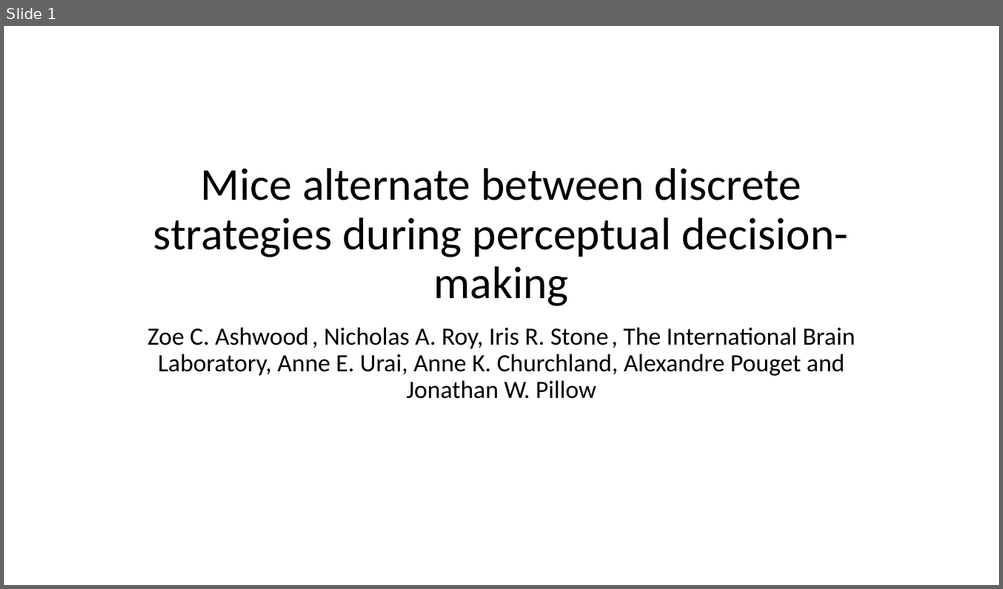
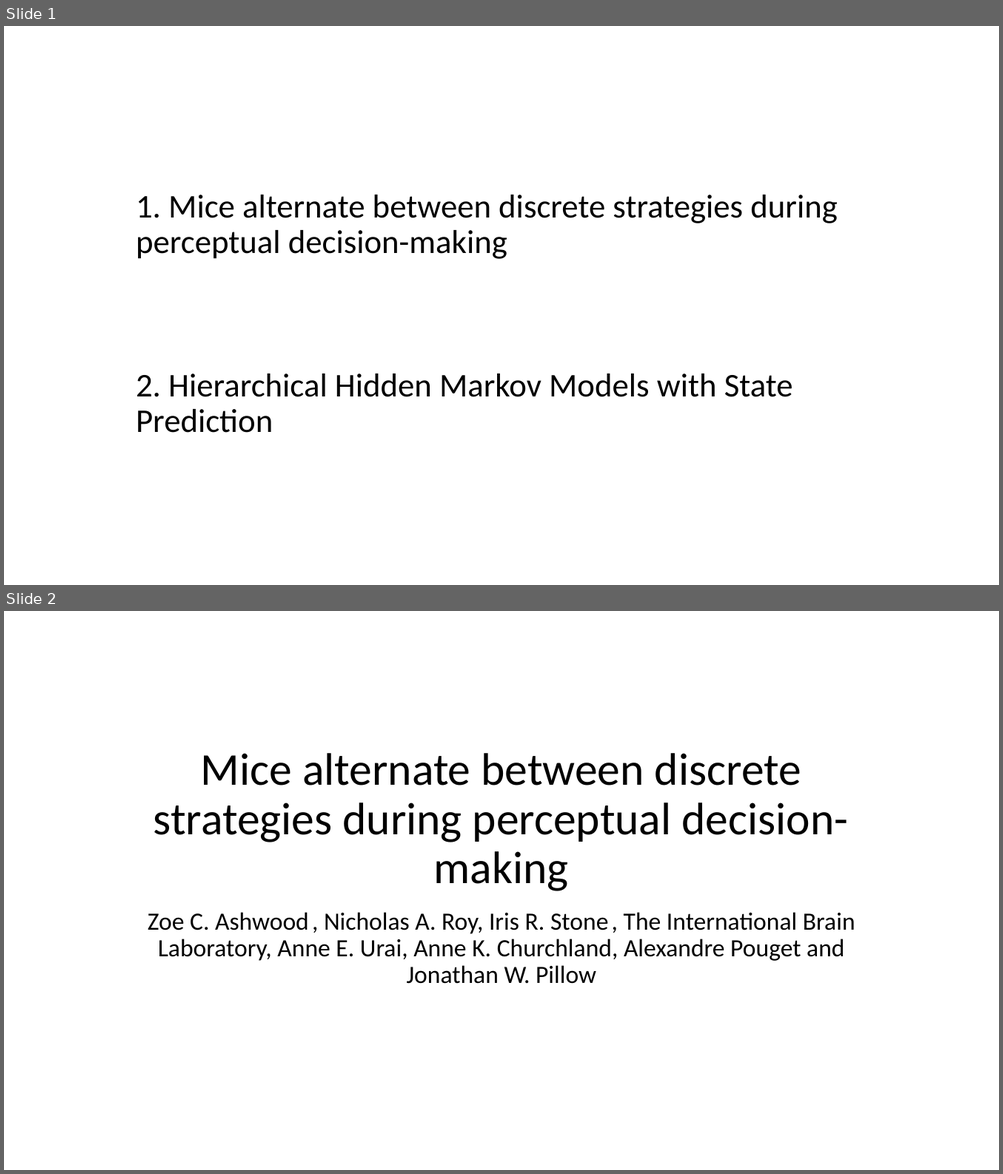
Before and after one commit to kmckee90/HMM_workshop_materials, a slide deck: HMM_decision_tasks.pptx. Shown one above the other, each under a label of ours: slide 1 before the commit, slides 1 and 2 after it. The pictures are 1003x589 and 1003x1174 pixels, drawn with LibreOffice and Linux fonts; fonts in the diff are those of the drawing. Boxes give left, top, right and bottom in pixels: in the first picture for what was removed or moved away, otherwise in the second. Text is boxed around its words. In the diff, an @@ line names an element or a change of style, - is before the commit and + after.

```diff
--- a/HMM_decision_tasks.pptx
+++ b/HMM_decision_tasks.pptx
@@ slide 1 added at <box>4,26,999,585</box>, background #FFFFFF @@
@@ title added at <box>136,195,836,433</box>, 32 pt, text #000000 @@
+1. Mice alternate between discrete strategies during perceptual decision-making
+2. Hierarchical Hidden Markov Models with State Prediction
@@ what was slide 1 is now slide 2 @@
```
Also in this commit, not shown: 3 slides changed, 6 other slides added.
